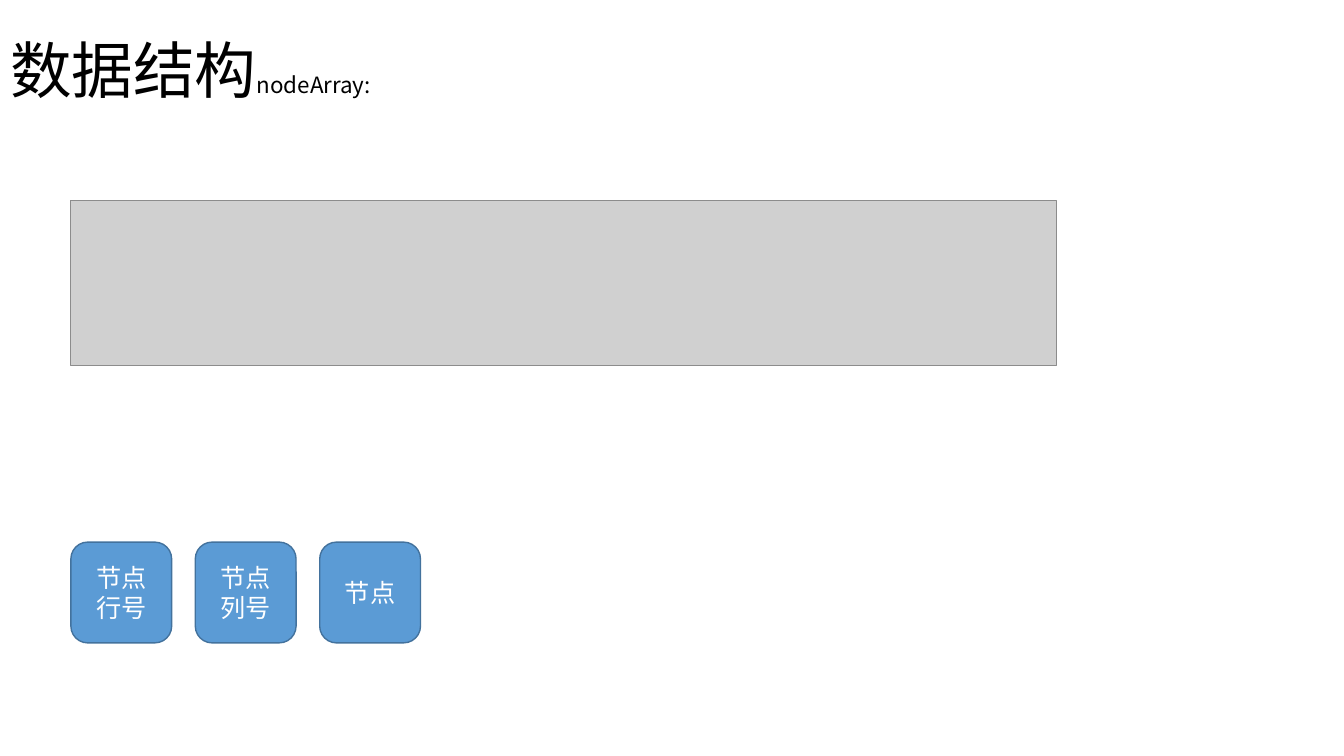
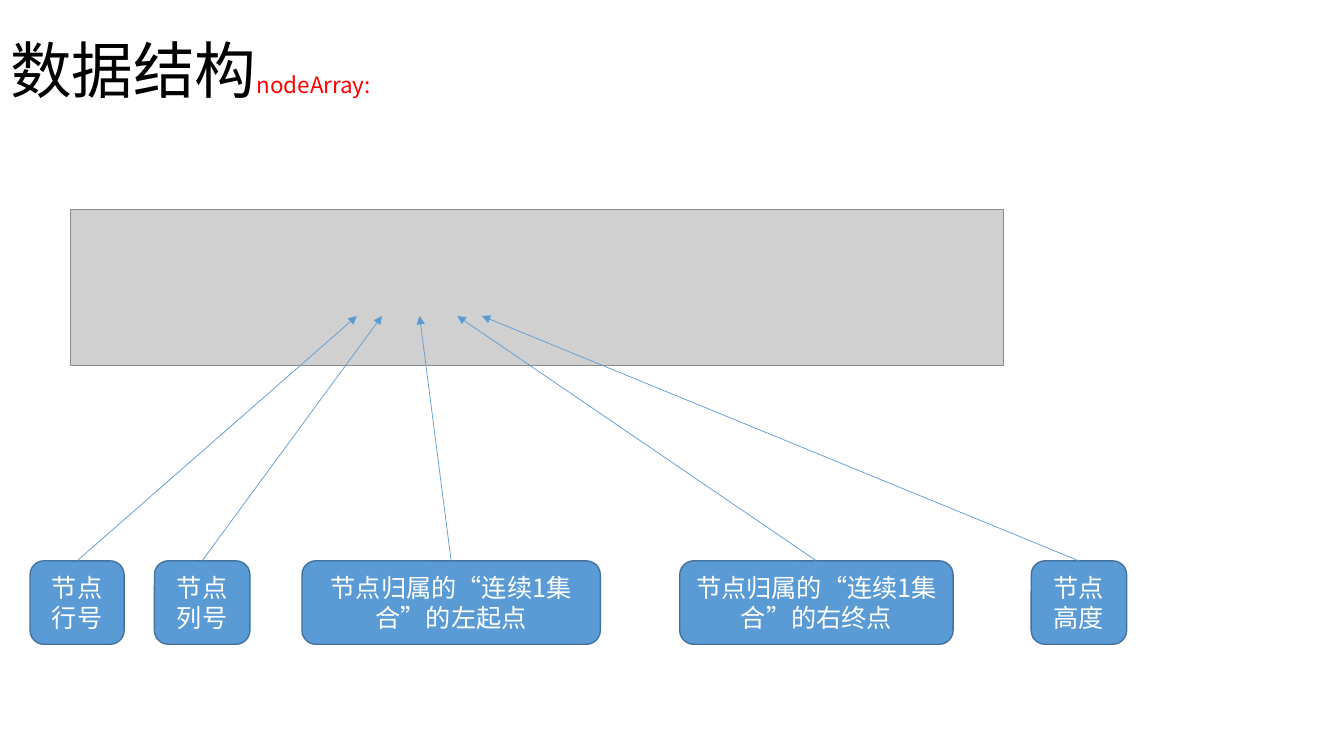
Before and after one commit to fenneishi/interview, a slide deck: slide 12 of yifang/4/第4题算法思路.pptx. Drawn at 1344x756 pixels with LibreOffice and Linux fonts; fonts in the diff are those of the drawing; grey boxes stand for pictures. Boxes give left, top, right and bottom in pixels: in the first picture for what was removed or moved away, otherwise in the second. Text is boxed around its words. In the diff, an @@ line names an element or a change of style, - is before the commit and + after.

```diff
--- a/yifang/4/第4题算法思路.pptx
+++ b/yifang/4/第4题算法思路.pptx
@@ title "数据结构nodeArray:" at [10,41,371,98]: text colour #000000 to #FF0000 in "数据结构nodeArray:" @@
@@ picture: place and size @@
-picture at [71,201,1057,366]
+picture at [71,210,1004,366]
@@ arrow added from (77, 561) to (357, 317), #5B9BD5 0.5 pt @@
@@ arrow added from (203, 561) to (382, 317), #5B9BD5 0.5 pt @@
@@ arrow added from (452, 561) to (419, 317), #5B9BD5 0.5 pt @@
@@ arrow added from (817, 561) to (458, 317), #5B9BD5 0.5 pt @@
@@ arrow added from (1079, 561) to (482, 317), #5B9BD5 0.5 pt @@
@@ rounded rectangle "节点行号": place and size @@
-rounded rectangle "节点行号" at [71,542,171,643]
+rounded rectangle "节点行号" at [30,561,124,644]
@@ rounded rectangle "节点列号": place and size @@
-rounded rectangle "节点列号" at [196,542,296,643]
+rounded rectangle "节点列号" at [154,561,250,644]
@@ rounded rectangle added at [302,561,601,644], fill #5B9BD5, outline #43739E 1 pt, 18 pt, text #FFFFFF @@
+节点归属的“连续1集合”的左起点
@@ rounded rectangle added at [680,561,953,644], fill #5B9BD5, outline #43739E 1 pt, 18 pt, text #FFFFFF @@
+节点归属的“连续1集合”的右终点
@@ rounded rectangle "节点高度": place and size @@
-rounded rectangle "节点高度" at [320,542,420,643]
+rounded rectangle "节点高度" at [1031,561,1127,644]
@@ text in rounded rectangle at [1054,576,1104,629]: text changed @@
-节点
+节点高度
```
Also in this commit, not shown: 3 slides added, 1 other file.
